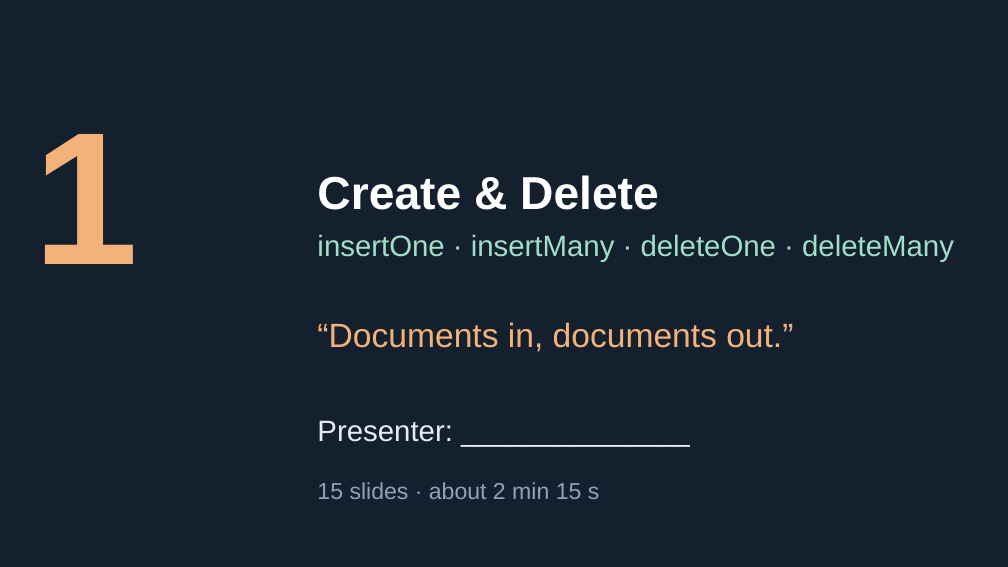
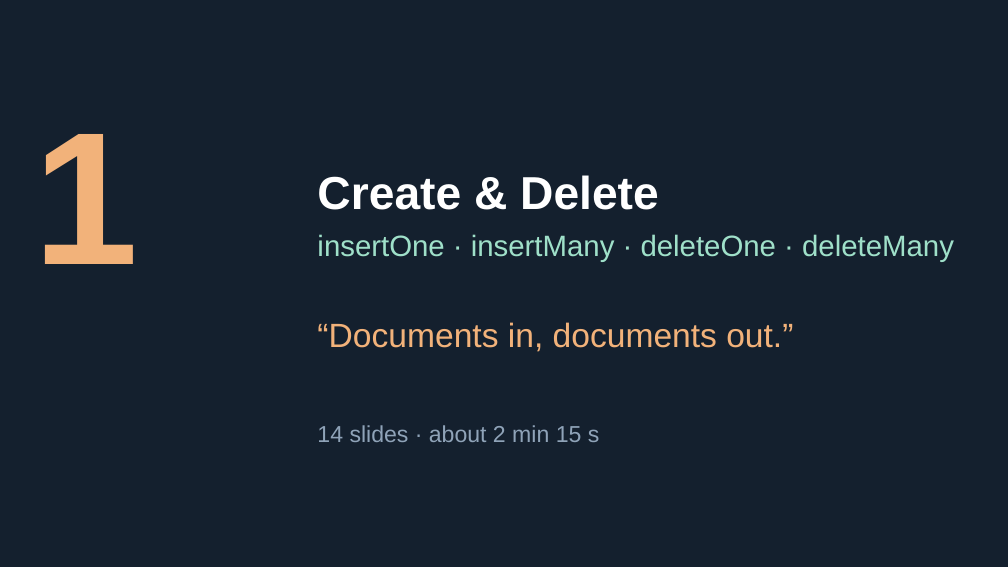
Before and after one commit to Tiredicey/ADBS, a slide deck: slide 3 of 01_FULL_DECK/ADBS_FULL_answer_key.pptx (slide 5 before the commit). Drawn at 1008x567 pixels with LibreOffice and Linux fonts; fonts in the diff are those of the drawing. Boxes give left, top, right and bottom in pixels: in the first picture for what was removed or moved away, otherwise in the second. Text is boxed around its words. In the diff, an @@ line names an element or a change of style, - is before the commit and + after.

```diff
--- a/01_FULL_DECK/ADBS_FULL_answer_key.pptx
+++ b/01_FULL_DECK/ADBS_FULL_answer_key.pptx
@@ text at <box>317,425,600,442</box>: text changed @@
-15 slides · about 2 min 15 s
+14 slides · about 2 min 15 s
@@ text removed at <box>317,420,452,442</box> @@
-Presenter: ______________
```
Also in this commit, not shown: 21 other slides changed, 4 slides removed, 3 other files.
